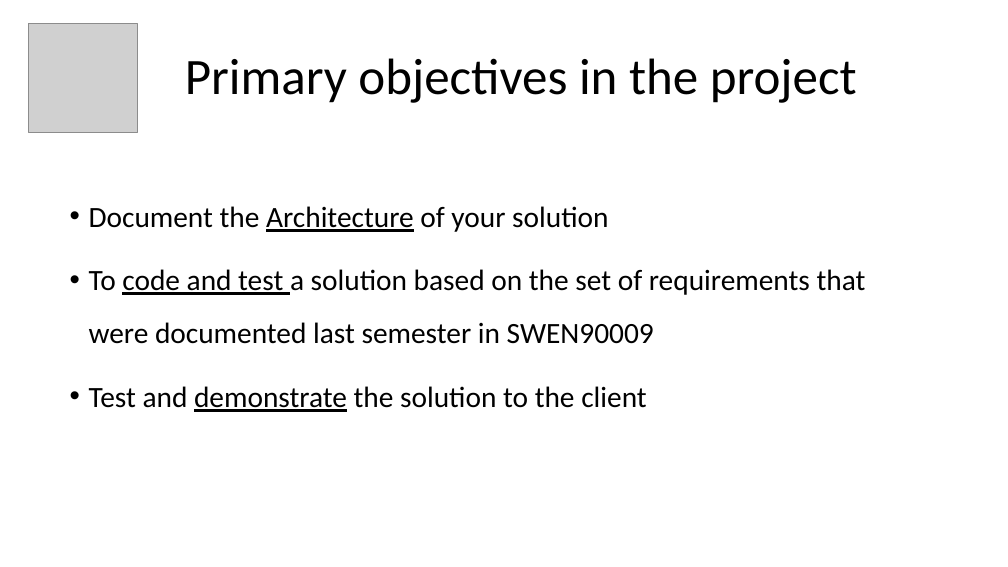
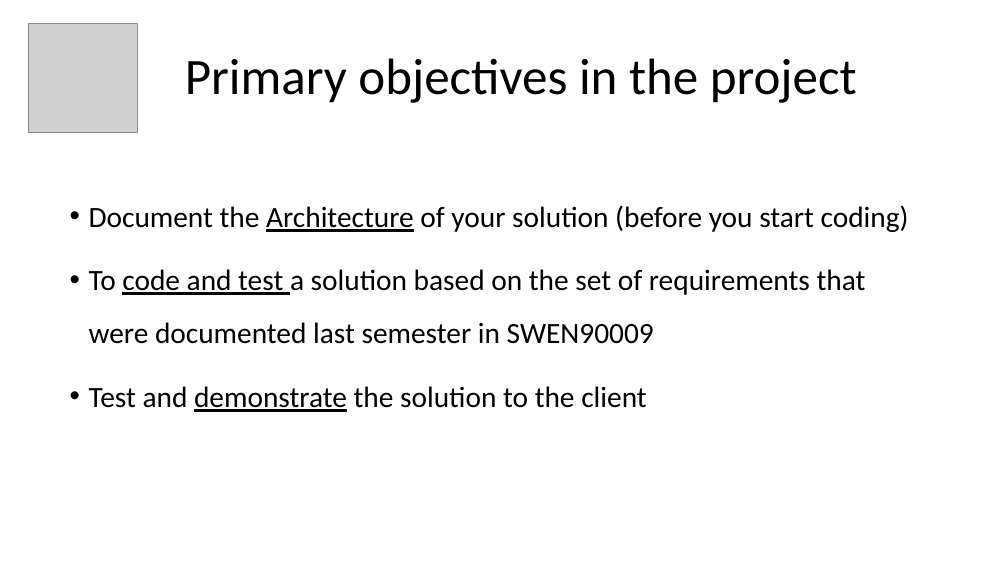
Before and after one commit to paulcalverley/paulcalverley, a slide deck: slide 5 of Week2_2025_VI.pptx. Drawn at 1008x567 pixels with LibreOffice and Linux fonts; fonts in the diff are those of the drawing; grey boxes stand for pictures. Boxes give left, top, right and bottom in pixels: in the first picture for what was removed or moved away, otherwise in the second. Text is boxed around its words. In the diff, an @@ line names an element or a change of style, - is before the commit and + after.

```diff
--- a/Week2_2025_VI.pptx
+++ b/Week2_2025_VI.pptx
@@ text at box(89, 205, 909, 232): text changed @@
-• Document the Architecture of your solution
+• Document the Architecture of your solution (before you start coding)
```
Also in this commit, not shown: 4 other slides changed, 1 other file.
